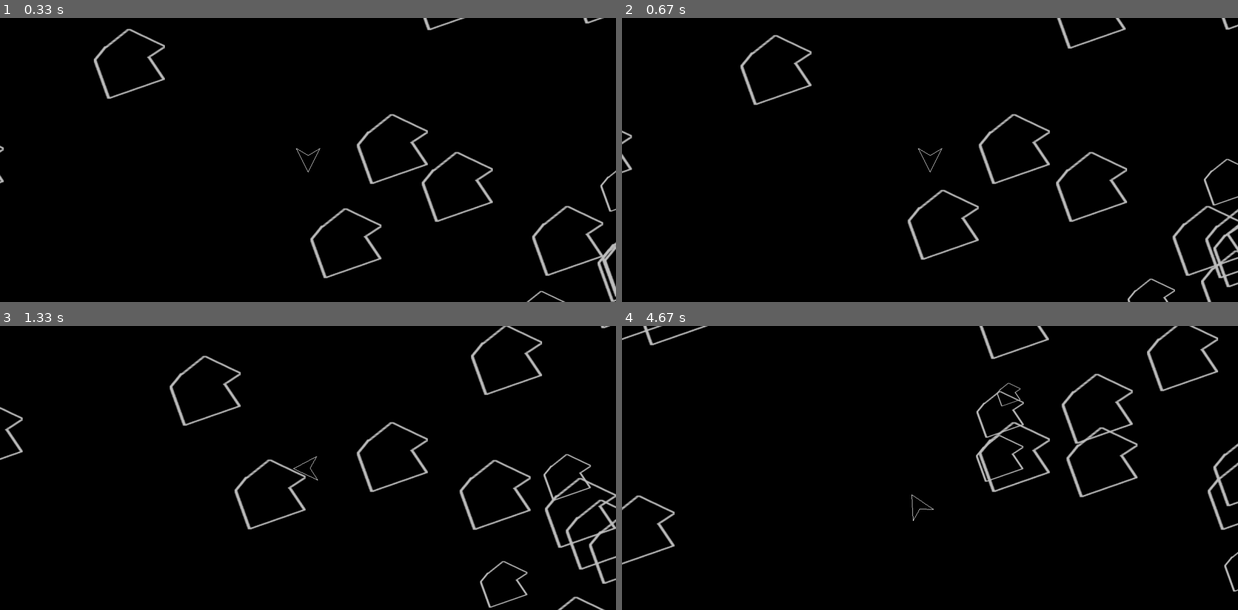
Above: before the commit, frames 1-4 (two rows, left to right).
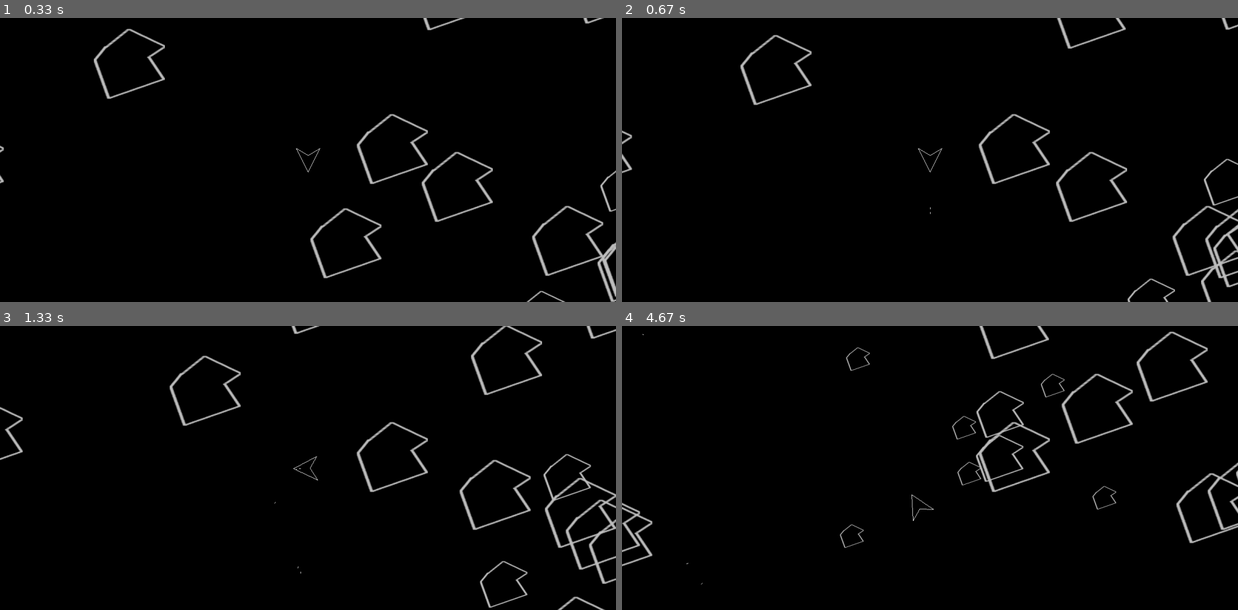
Above: after the commit, the same moments.

Repository: abhyuday10/PygameAsteroids
Game: pygame game, started from main.py
Two runs of this game, one before a commit and one after it. Both use one fixed random seed, a clock stepped at 60 frames per second and the inputs below.
Inputs:
- Up to frame 1 (0.33 s): no input
- Up to frame 2 (0.67 s): tap Space at 0.33 s
- Up to frame 3 (1.33 s): hold Right 0.67-1.13 s; tap Space at 0.73, 1.03, 1.23 s; hold Up from 1.17 s (still down)
- Up to frame 4 (4.67 s): release Up at 1.47 s; hold Right 1.5-1.97 s; tap Space at 1.57, 1.87, 2.07, 2.37, 2.63, 2.97, 3.27, 3.4, 3.8, 4.1, 4.47 s; hold Left 2-2.53 s; hold Down 2.57-2.87 s; hold Left 2.9-3.3 s; hold Up 3.33-3.7 s; hold Right 3.73-4.37 s; hold Down from 4.4 s (still down)

Frame 1 is identical in both runs. In frame 2, 0.4% of the frame differs, in the area x 46-58%, y 60-86%; in frame 3, 0.5%; in frame 4, 2.7%, in the area x 0-100%, y 0-94%.

Commit message:
Add files via upload
AHHHHHHHHHHHHHHH

Diff:
--- a/Ship_File.py
+++ b/Ship_File.py
@@ -311,7 +311,6 @@
 def main_loop(screen,ship,clock):
 
     print(len(ship.shot))
-    print(len(ship.shot))
     ship.draw(screen)
     ship.move_y()
     ship.move_x()
@@ -321,19 +320,26 @@
 
 
     if key[pygame.K_SPACE]:
-        ship.Fire(screen_size)
-        print(ship.shot)
-        print("HI")
+        if len(ship.shot)<5:
+            ship.Fire(screen_size)
+            print(ship.shot)
+            print("HI")
+
 
     for i in range(len(ship.shot)):
         try:
             ship.shot[i].draw(screen)
             ship.shot[i].move()
-            if ship.shot[i].on_screen() == False:
-                ship.shot.remove(ship.shot[i])
         except:
             pass
-
+    for i in range(len(ship.shot)-1):
+        try:
+            if ship.shot[i].killcheck(screen) == True:
+                print("WTF")
+                del ship.shot[i]
+                print("IM DEAD")
+        except:
+            pass
 
 
     clock.tick(40)
--- a/Shot.py
+++ b/Shot.py
@@ -13,7 +13,7 @@
         self.screenwidth = screeenwidth
         self.angle = copy.copy(angle)
         self.point1 = copy.copy(position)
-        self.point2 = [position[0]+3,position[1]+3]
+        self.point2 = [position[0]+ rad_to_offset(self.angle, 3)[0],position[1]-rad_to_offset(self.angle, 3)[1]]
         pass
     #     self.angle = angle
     #     shot_position = copy.copy(position)
@@ -39,11 +39,17 @@
     def draw(self,surface):
         pygame.draw.line(surface, (255, 255, 255), self.point1,self.point2, True)
 
+    def killcheck(self, screen):
+        inflatedScreen = screen.get_rect()
+        if not inflatedScreen.collidepoint(self.point1):
+            print("IM WIERDLY ALIVE?")
+            return True
+
     def on_screen(self):
         if self.point1[1]> self.screenheight:
-            return False
+            return True
         if self.point1[1]< 0:
-            return False
+            return True
 
         if self.point1[0]>self.screenwidth:
             return False
--- a/asteroids.py
+++ b/asteroids.py
@@ -122,7 +122,7 @@
     # display update and draw functions
     #clock.tick(60)
 
-    print(score)
+    #print(score)
 
     rockList.update()
     rockList.draw(screen)
